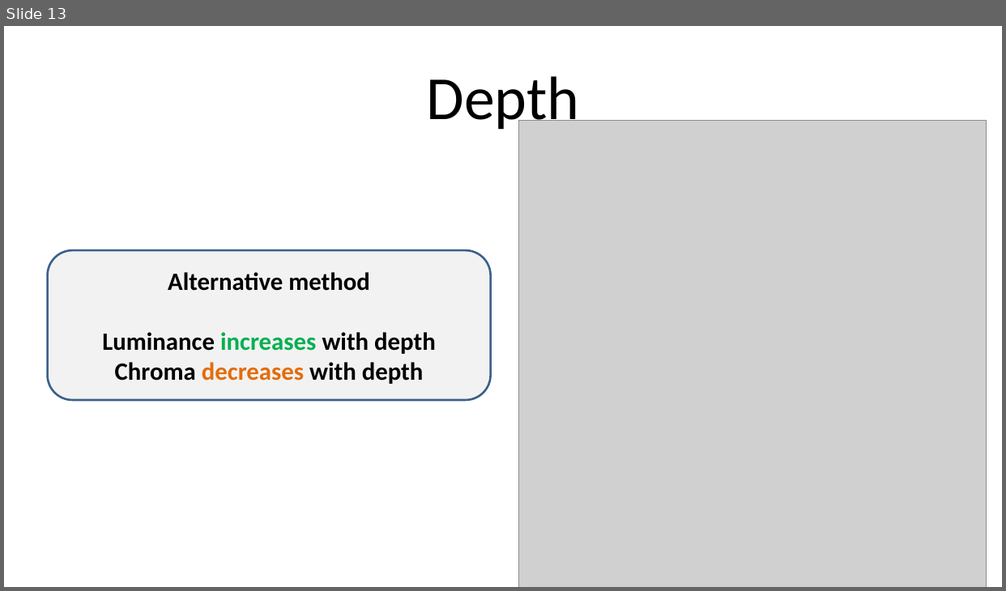
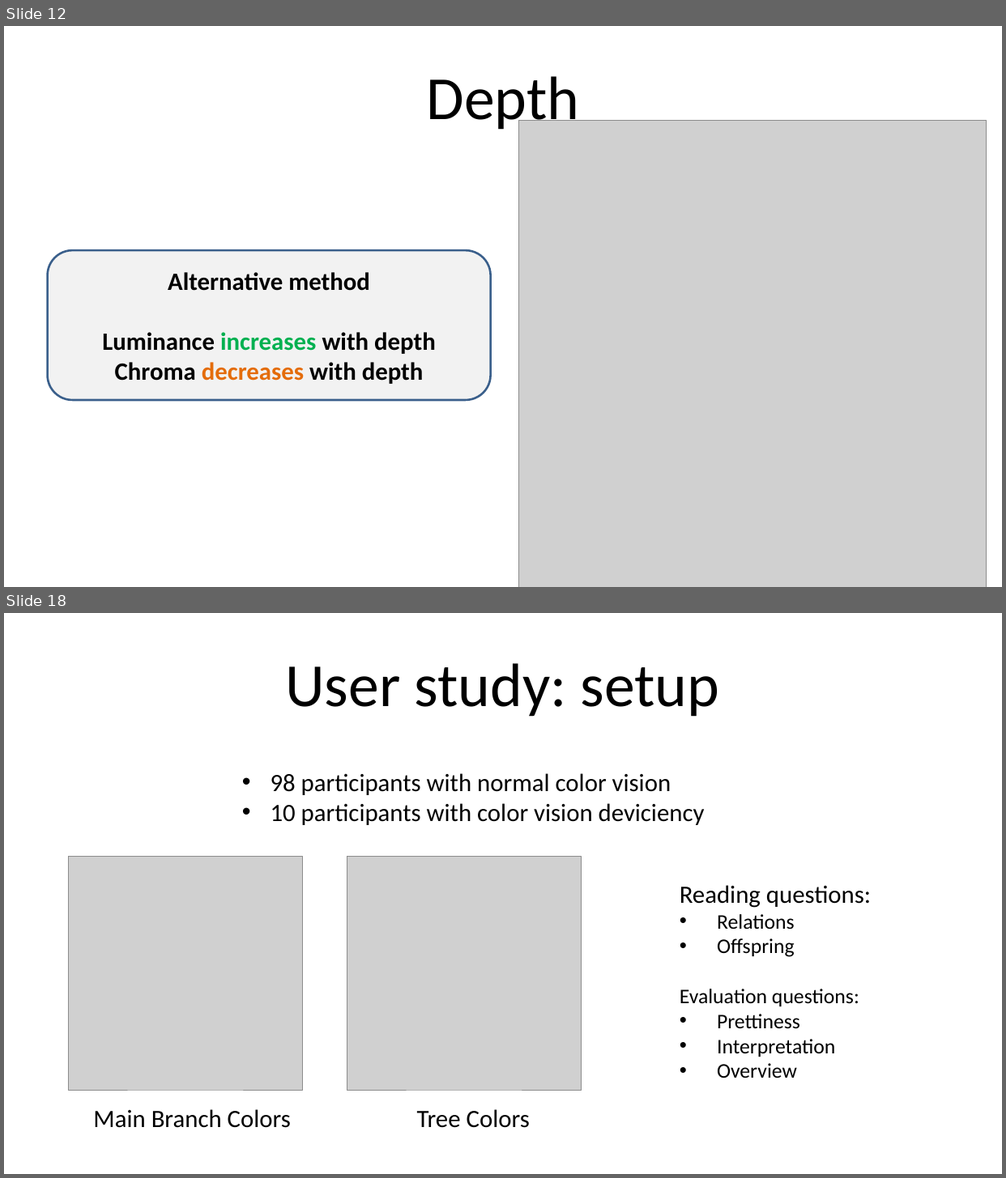
Before and after one commit to mtennekes/hierCols, a slide deck: presentation/TreeColors_pres.pptx. Shown one above the other, each under a label of ours: slide 13 before the commit, slides 12 and 18 after it; the slides between them are not shown. The pictures are 1006x591 and 1006x1178 pixels, drawn with LibreOffice and Linux fonts; fonts in the diff are those of the drawing; grey boxes stand for pictures. Boxes give left, top, right and bottom in pixels: in the first picture for what was removed or moved away, otherwise in the second. Text is boxed around its words. In the diff, an @@ line names an element or a change of style, - is before the commit and + after.

```diff
--- a/presentation/TreeColors_pres.pptx
+++ b/presentation/TreeColors_pres.pptx
@@ slide 18 added at <box>4,613,1002,1174</box>, background #FFFFFF @@
@@ title added at <box>285,663,720,717</box>, 59 pt, text #000000 @@
+User study: setup
@@ text added at <box>270,773,705,825</box>, 24 pt, text #000000 @@
+• 98 participants with normal color vision
+• 10 participants with color vision deviciency
@@ picture added at <box>68,856,302,1090</box> @@
@@ picture added at <box>347,856,581,1090</box> @@
@@ text added at <box>680,885,871,1078</box>, 20 pt, text #000000 @@
+Reading questions:
+• Relations
+• Offspring
+Evaluation questions:
+• Prettiness
+• Interpretation
+• Overview
@@ text added at <box>93,1110,291,1128</box>, 24 pt, text #000000 @@
+Main Branch Colors
@@ text added at <box>417,1110,530,1128</box>, 24 pt, text #000000 @@
+Tree Colors
@@ what was slide 13 is now slide 12 @@
```
Also in this commit, not shown: 5 slides changed, 7 other slides added, 3 slides removed, 17 other files.
